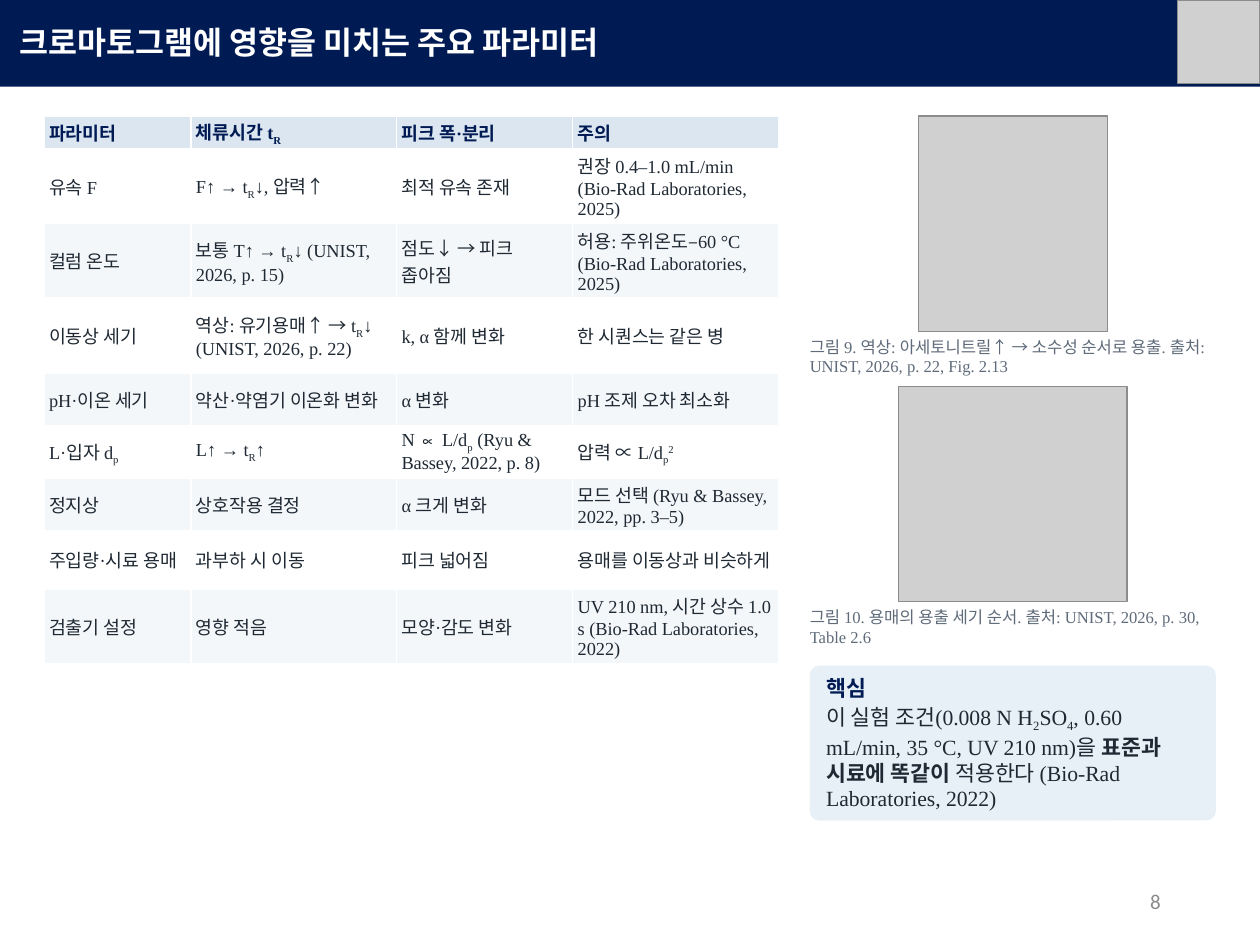
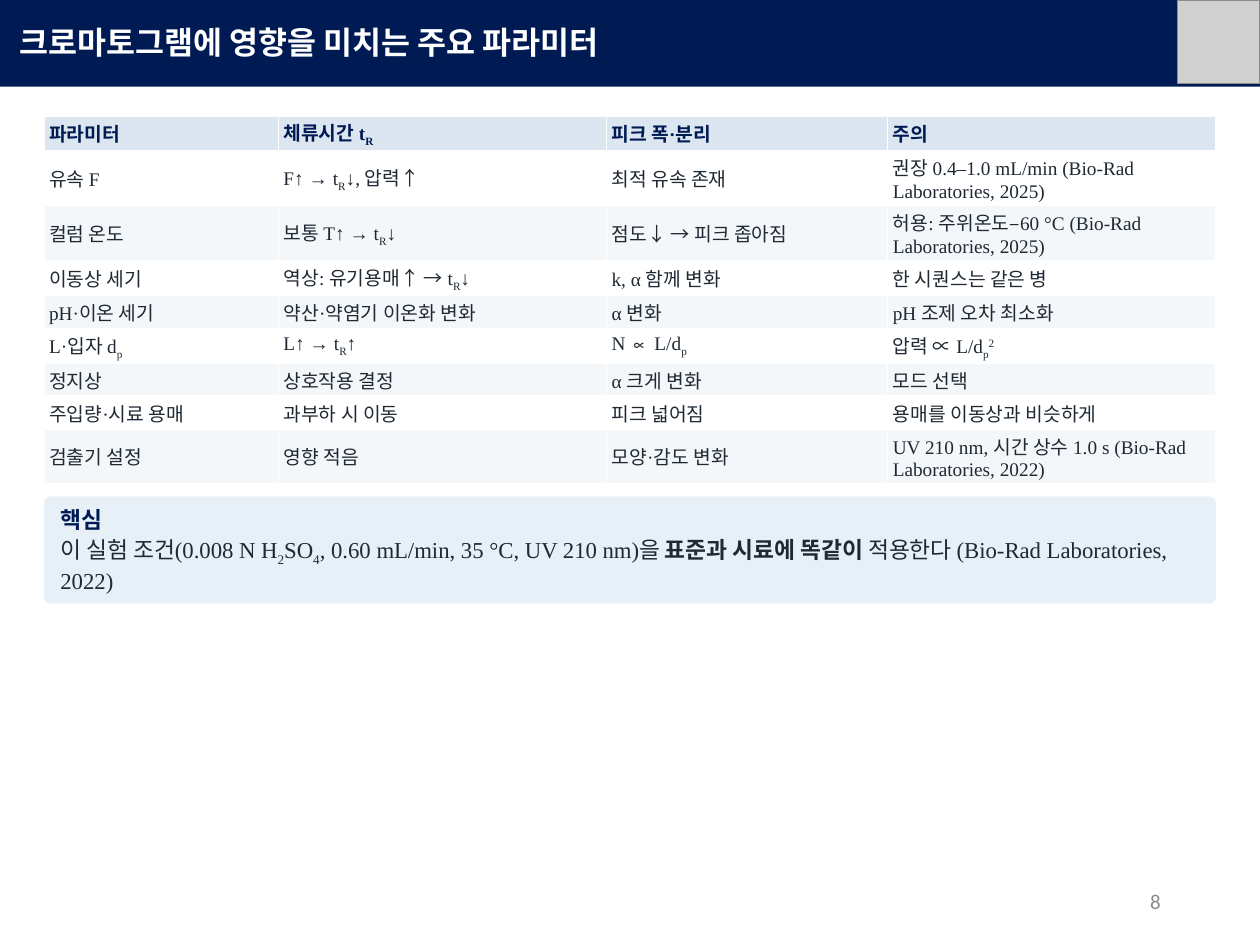
Before and after one commit to mingyu221/office, a slide deck: slide 8 of HPLC_formate_slides_KO.pptx. Drawn at 1260x945 pixels with LibreOffice and Linux fonts; fonts in the diff are those of the drawing; grey boxes stand for pictures. Boxes give left, top, right and bottom in pixels: in the first picture for what was removed or moved away, otherwise in the second. Text is boxed around its words. In the diff, an @@ line names an element or a change of style, - is before the commit and + after.

```diff
--- a/HPLC_formate_slides_KO.pptx
+++ b/HPLC_formate_slides_KO.pptx
@@ table at box(44, 116, 1215, 568) @@
-row 3, column 2: 보통 T↑ → tR↓ (UNIST, 2026, p. 15)
+row 3, column 2: 보통 T↑ → tR↓
-row 4, column 2: 역상: 유기용매↑ → tR↓ (UNIST, 2026, p. 22)
+row 4, column 2: 역상: 유기용매↑ → tR↓
-row 6, column 3: N ∝ L/dp (Ryu & Bassey, 2022, p. 8)
+row 6, column 3: N ∝ L/dp
-row 7, column 4: 모드 선택 (Ryu & Bassey, 2022, pp. 3–5)
+row 7, column 4: 모드 선택
@@ size 10.4 to 11 pt @@
@@ table: place and size @@
-table at box(44, 116, 779, 663)
+table at box(44, 116, 1215, 568)
@@ picture removed at box(919, 116, 1108, 331) @@
@@ text removed at box(810, 339, 1205, 376) @@
-그림 9. 역상: 아세토니트릴↑ → 소수성 순서로 용출. 출처: UNIST, 2026, p. 22, Fig. 2.13
@@ picture removed at box(898, 387, 1126, 602) @@
@@ rounded rectangle added at box(44, 496, 1216, 604), fill #E7F0F7 @@
@@ text "핵심": place and size @@
-text "핵심" at box(826, 678, 1161, 810)
+text "핵심" at box(60, 509, 1167, 594)
@@ text "핵심" at box(60, 509, 1167, 594): size 12.3 to 13 pt @@
@@ text removed at box(810, 609, 1200, 643) @@
-그림 10. 용매의 용출 세기 순서. 출처: UNIST, 2026, p. 30, Table 2.6
@@ rounded rectangle removed at box(810, 665, 1216, 820) @@
```
Also in this commit, not shown: 11 other slides changed, 3 other files.
